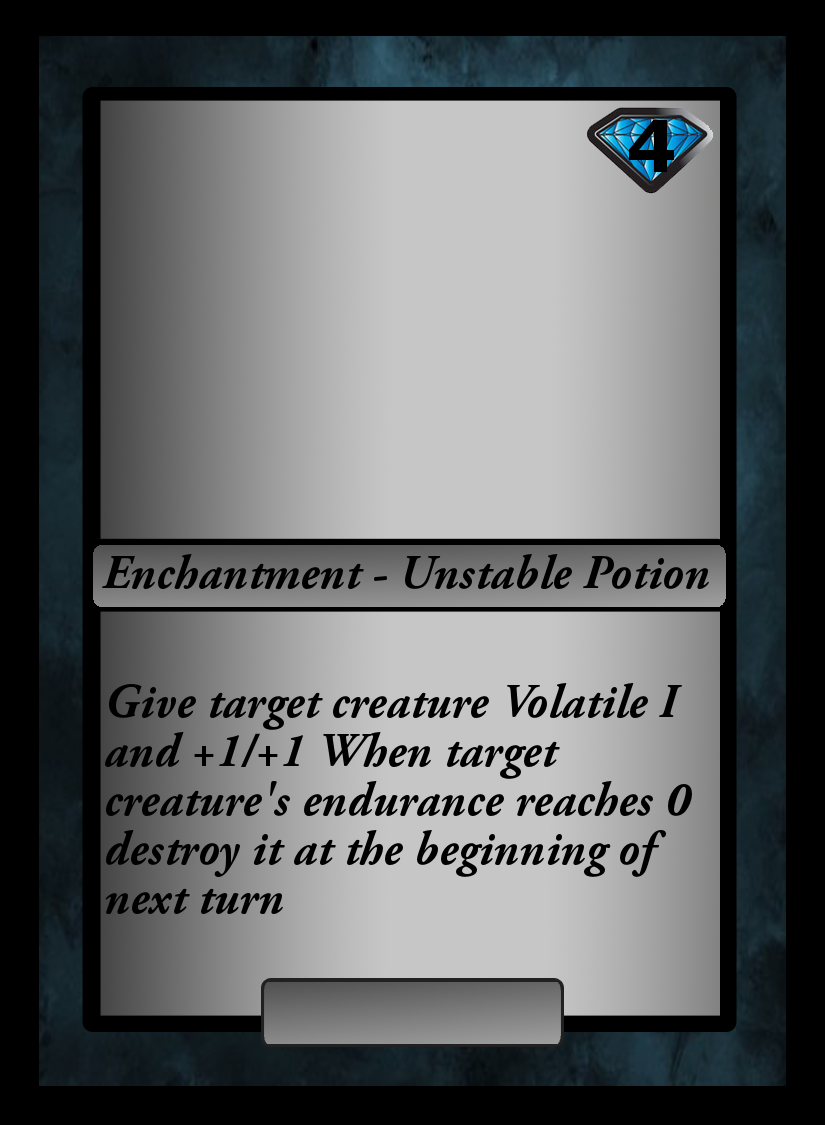
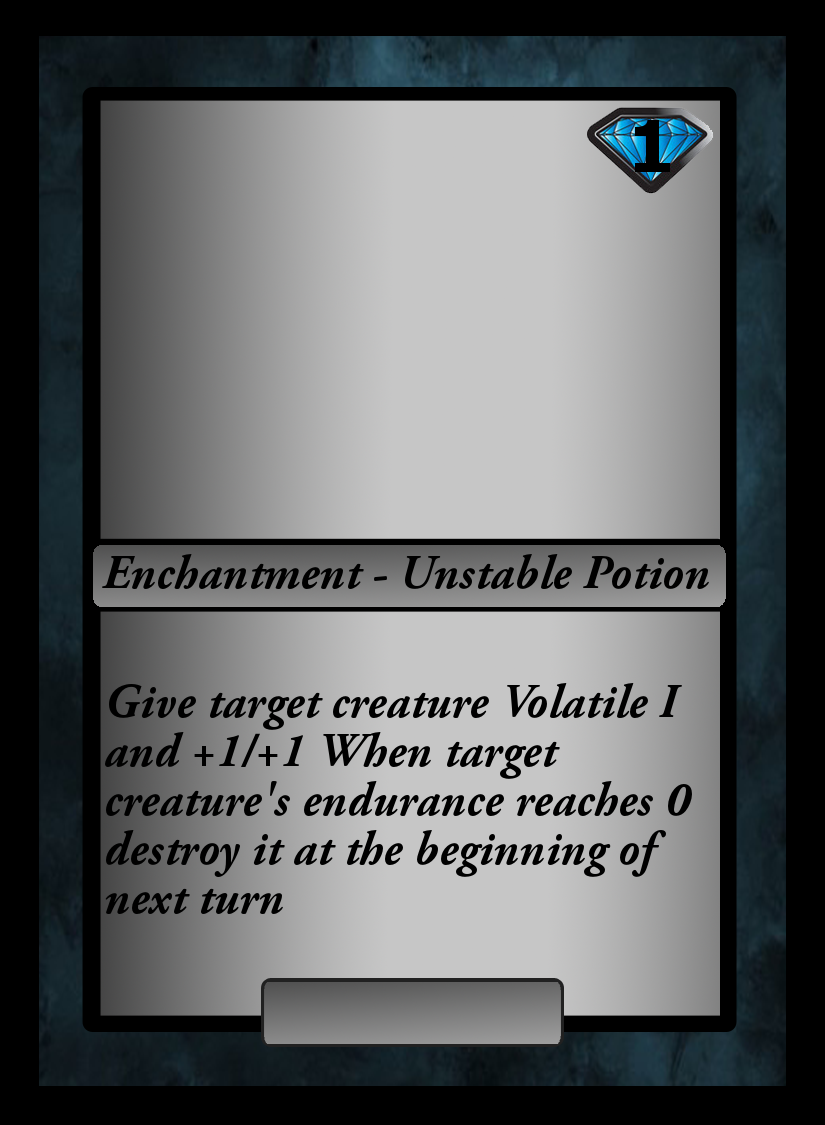
Before/after of a 825px x 1125px layered artwork. What changed in the layer stack:
renamed "4" to "1", painted on it over left=629, top=120, right=674, bottom=172
